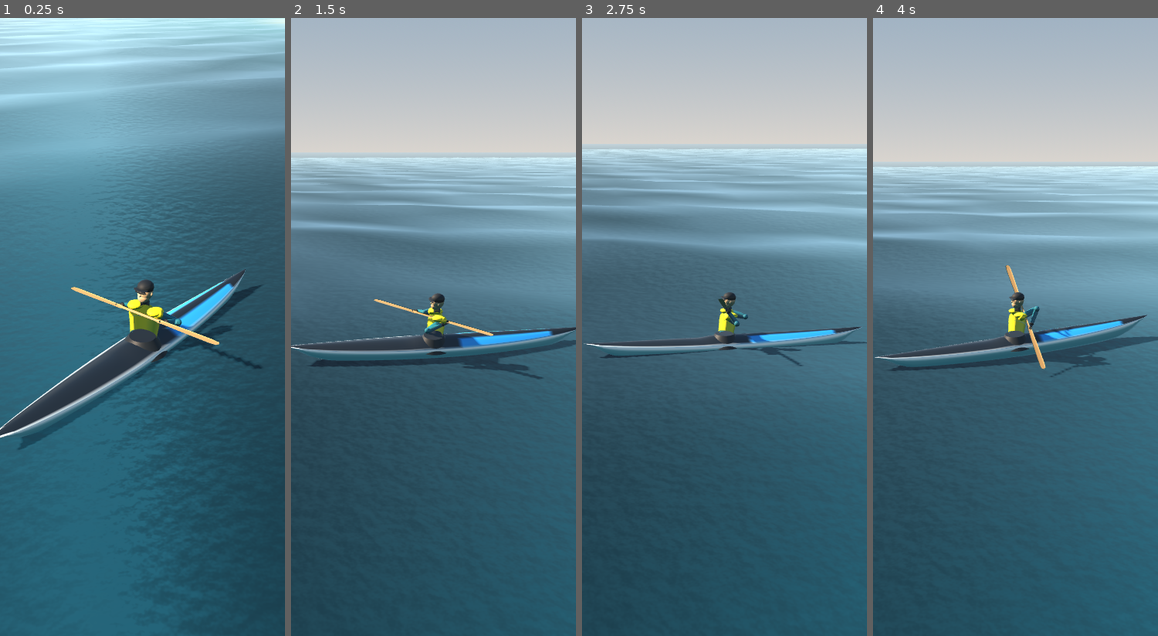
Above: before the commit, frames 1-4 (left to right).
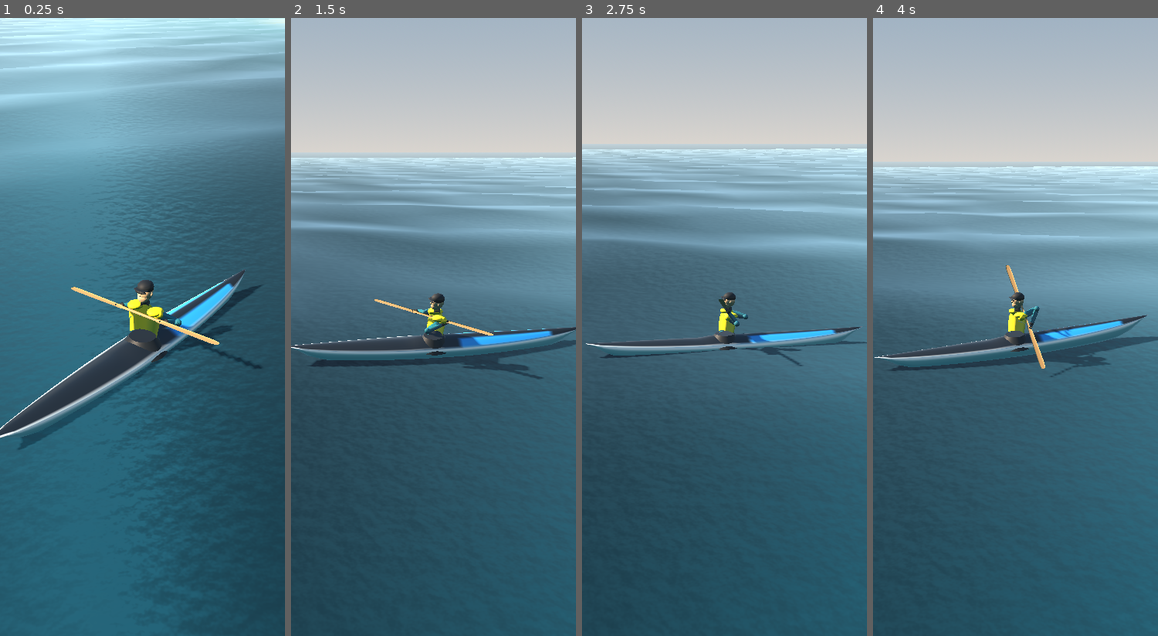
Above: after the commit, the same moments.

Repository: twknab/salish-sea-expeditions
Game: Godot game, scene res://scenes/sea.tscn
Same seed, same stepped clock (60 frames per second), same inputs: the game is played once before the commit and once after it.
Inputs (mouse positions are in pixels of both pictures, inside the frame that each line leads up to):
- Up to frame 1 (0.25 s): no input
- Up to frame 2 (1.5 s): tap Enter at 0.5 s; move the mouse to (496, 296) at 0.52 s; hold D 0.53-1.25 s; tap Z at 0.6 s; click (496, 296) at 0.67 s; drag from (376, 357) to (419, 450) at 1.27 s
- Up to frame 3 (2.75 s): move the mouse to (753, 191) at 2.02 s; hold D from 2.03 s (still down); tap J at 2.1 s
- Up to frame 4 (4 s): release D at 2.75 s; drag from (1001, 450) to (930, 234) at 2.77 s; move the mouse to (1101, 419) at 3.52 s; hold A from 3.53 s (still down); tap Q at 3.6 s

The runs differ from the first frame. In frame 1, 0.2% of the frame differs, in the area x 0-87%, y 40-67%; in frame 2, 0.2%; in frame 3, 0.1%; in frame 4, 0.2%.

Commit message:
Godot: screen-space AA instead of 3D MSAA (MSAA in the Compatibility renderer hid the 2D layer on desktop WebGL profiles)
Co-Authored-By: Claude Fable 5.1 <noreply@anthropic.com>
Claude-Session: https://claude.ai/code/session_012pnZHEZ1nKNhR1ekswgXzX

Diff:
--- a/godot/project.godot
+++ b/godot/project.godot
@@ -46,5 +46,6 @@
 renderer/rendering_method="gl_compatibility"
 renderer/rendering_method.mobile="gl_compatibility"
 textures/vram_compression/import_etc2_astc=true
-anti_aliasing/quality/msaa_3d=1
+anti_aliasing/quality/msaa_3d=0
+anti_aliasing/quality/screen_space_aa=1
 environment/defaults/default_clear_color=Color(0.055, 0.17, 0.2, 1)
